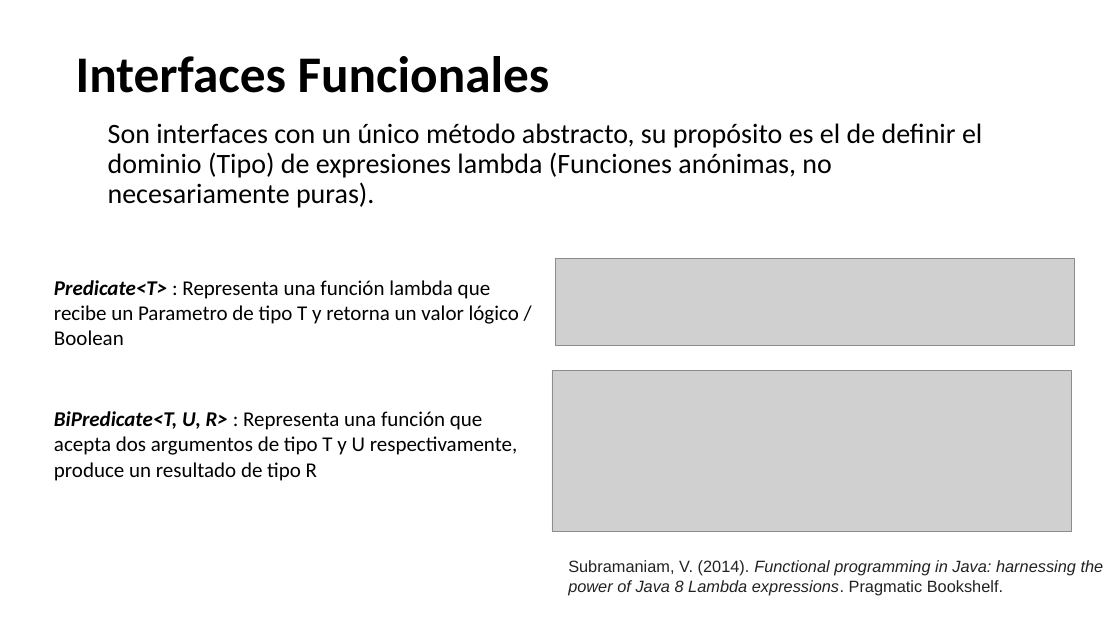
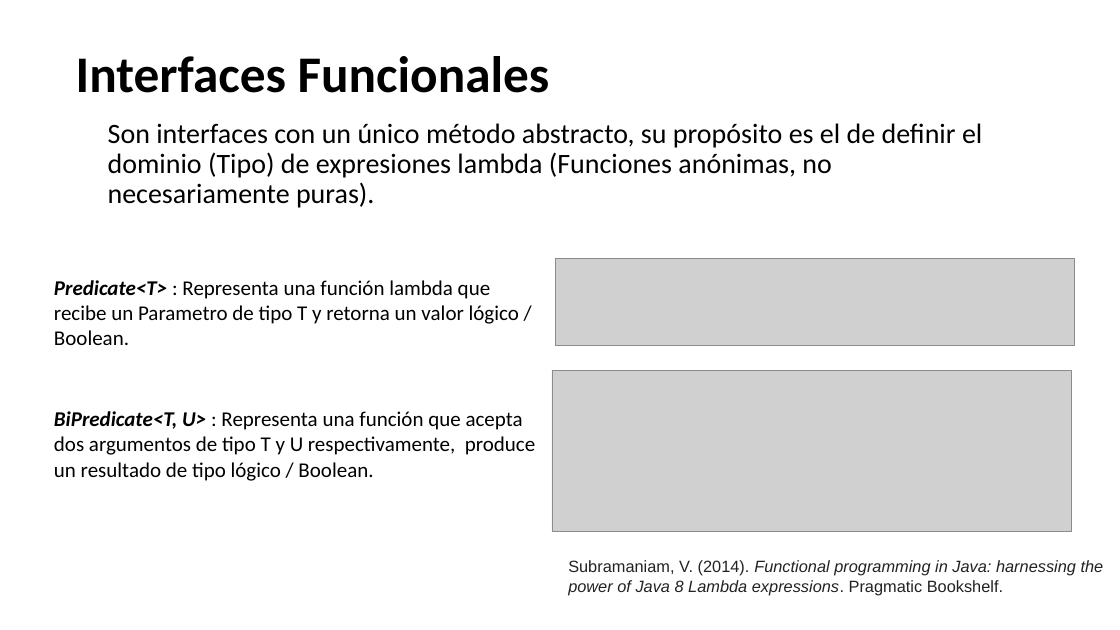
Before and after one commit to sc-martinez/JavaFunctionalShowCase, a slide deck: slide 5 of JavaFunctionalShowCase.pptx. Drawn at 1120x630 pixels with LibreOffice and Linux fonts; fonts in the diff are those of the drawing; grey boxes stand for pictures; background and template pictures are left out. Boxes give left, top, right and bottom in pixels: in the first picture for what was removed or moved away, otherwise in the second. Text is boxed around its words. In the diff, an @@ line names an element or a change of style, - is before the commit and + after.

```diff
--- a/JavaFunctionalShowCase.pptx
+++ b/JavaFunctionalShowCase.pptx
@@ text at bbox=[54, 280, 519, 345]: text changed @@
-Predicate<T> : Representa una función lambda que recibe un Parametro de tipo T y retorna un valor lógico / Boolean
+Predicate<T> : Representa una función lambda que recibe un Parametro de tipo T y retorna un valor lógico / Boolean.
@@ text at bbox=[54, 411, 535, 481]: text changed @@
-BiPredicate<T, U, R> : Representa una función que acepta dos argumentos de tipo T y U respectivamente, produce un resultado de tipo R
+BiPredicate<T, U> : Representa una función que acepta dos argumentos de tipo T y U respectivamente, produce un resultado de tipo lógico / Boolean.
```
Also in this commit, not shown: 1 other slide changed, 2 other files.
